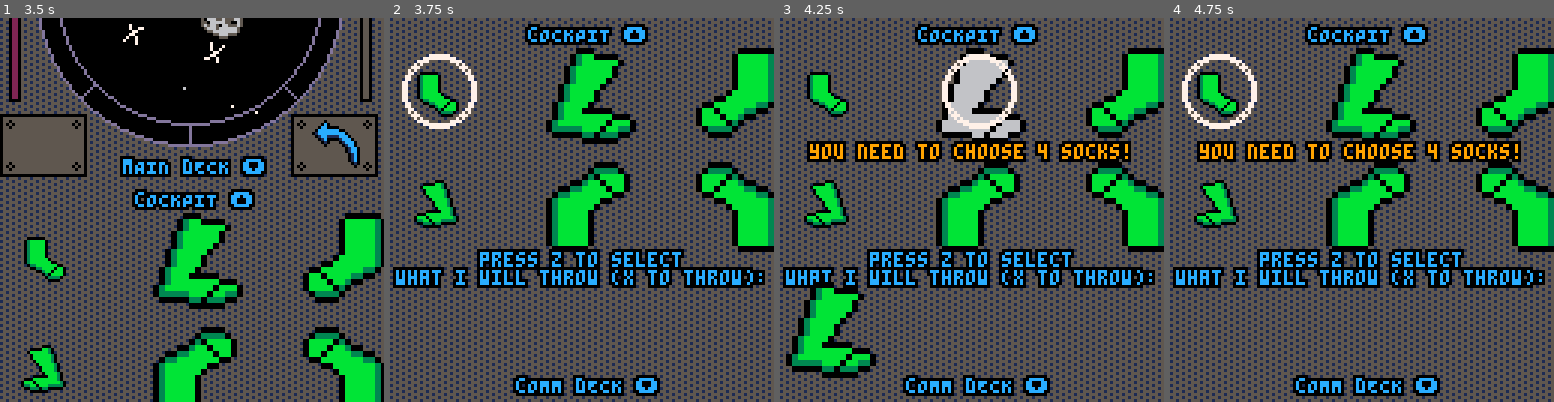
Above: before the commit, frames 1-4 (left to right).
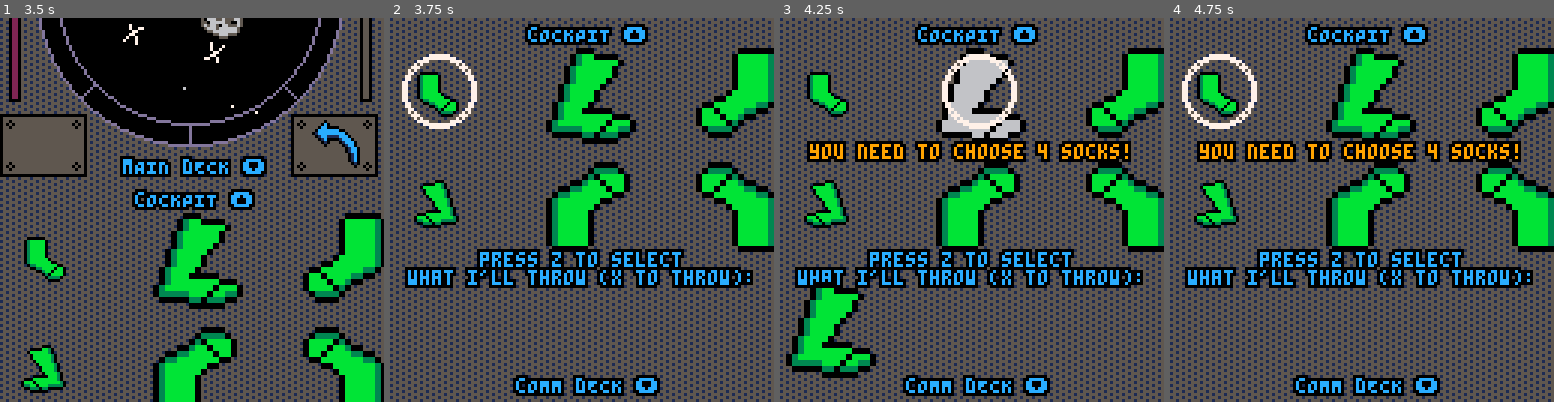
Above: after the commit, the same moments.

Repository: cpiod/that-day-my-dog-flew-a-spaceship
Game: PICO-8 cartridge gmtk.p8
Same seed, same stepped clock (60 frames per second), same inputs: the game is played once before the commit and once after it.
Inputs:
- Up to frame 1 (3.5 s): tap X (X key) at 0.33, 1.07, 1.85, 2.97 s; tap O (Z key) at 0.7, 1.7, 2.1, 2.5, 2.9, 3.3 s; hold Right 1.6-2.1 s; hold Up 2.15-2.42 s; hold Right 2.47-3.03 s; hold Left from 3.08 s (still down)
- Up to frame 2 (3.75 s): release Left at 3.58 s; hold Down from 3.63 s (still down); tap O (Z key) at 3.7 s
- Up to frame 3 (4.25 s): release Down at 3.97 s; hold Right from 4.02 s (still down); tap X (X key) at 4.08 s; tap O (Z key) at 4.1 s
- Up to frame 4 (4.75 s): tap O (Z key) at 4.5 s; release Right at 4.68 s; hold Up from 4.73 s (still down)

Frame 1 is identical in both runs. In frame 2, 2.6% of the frame differs, in the area x 0-98%, y 64-71%; in frame 3, 2.6%; in frame 4, 2.6%.

Commit message:
Disable tutorial

Diff:
--- a/gmtk.p8
+++ b/gmtk.p8
@@ -9,7 +9,15 @@
 t={1,1,2,2}
 card={2,3}
 flist={{1,0,0,0},{1,0,0,0},{1,1,0,0},{1,1,0,0},{1,1,0,1},{1,1,0,1},{1,1,1,1}}
---flist={{1,1,0,1},{1,1,1,1},{1,1,0,0},{1,1,0,1},{1,1,0,1},{1,1,1,1}}
+tuto=true
+--flist={{1,1,0,1},{1,1,0,1},{1,1,0,1},{1,1,0,1}}
+
+function disable_tuto()
+ tuto=false
+ cinem=0
+end
+menuitem(1,"disable tutorial",disable_tuto)
+
 
 function new_level()
 	lvl+=1
@@ -91,7 +99,10 @@
   -- animation title screen
   update_mstars()
   update_expl()
-  if(time()-t1>2) screen=10 cinem=1
+  if time()-t1>2 then
+   screen=10
+   if(tuto) cinem=1
+  end
  end
 
 	if screen>=10 and screen<=12 and cinem!=0 and cinem!=4 then
@@ -233,20 +244,22 @@
      new_level()
      screen=12
      y_camera=128
-     if f[3] and not pirate_seen then
-      pirate_seen=true
-      cinem=30
-      screen=10
-     end
-     if f[4] and not radio_seen then
-      radio_seen=true
-      cinem=20
-      screen=10
-     end
-     if f[2] and not fire_seen then
-      fire_seen=true
-      cinem=40
-      screen=10
+     if tuto then
+	     if f[3] and not pirate_seen then
+	      pirate_seen=true
+	      cinem=30
+	      screen=10
+	     end
+	     if f[4] and not radio_seen then
+	      radio_seen=true
+	      cinem=20
+	      screen=10
+	     end
+	     if f[2] and not fire_seen then
+	      fire_seen=true
+	      cinem=40
+	      screen=10
+	     end
      end
     end
    end
@@ -308,7 +321,7 @@
 
 all_ex={nil,nil,{},{}}
 nb={nil,nil,1,1}
-max_nb=3
+max_nb=2
 
 function get_equation(m,e)
  local s=""
@@ -319,10 +332,6 @@
   elseif m[i]>1 then
    if(s!="") s=s.."+"
    s=s..m[i].."*"..e[i]
-  elseif m[i]==-1 then
-   s=s.."-"..e[i]
-  elseif m[i]<-1 then
-   s=s..m[i].."*"..e[i]
   end
  end
  return s
@@ -357,9 +366,6 @@
  ex[nb[i]]={e1,e2,e3,e4,c}
  nb[i]+=1
  if(nb[i]>max_nb) nb[i]=1
--- for i=1,5 do
---  printh(ex[1][i])
--- end
  local m={}
  local ld=1000
 
@@ -376,10 +382,11 @@
 
  -- a
  for i=1,4 do
-  local d=0 -- no malus
+  local d=0
   for k in all(ex) do
    d+=abs(k[5]-k[i])
   end
+
   if d<ld then
    ld=d
    m={0,0,0,0}
@@ -391,10 +398,11 @@
  if index==4 then
 	 -- 2*a
 	 for i=1,4 do
-	  local d=3 -- slight malus
+	  local d=0
 	  for k in all(ex) do
 	   d+=abs(k[5]-2*k[i])
 	  end
+
 	  if d<ld then
 	   ld=d
 	   m={0,0,0,0}
@@ -405,11 +413,12 @@
 	 -- a+b
 	 couple={{1,1,0,0},{0,1,1,0},{0,0,1,1},{1,0,1,0},{0,1,0,1},{1,0,0,1}}
 	 for l in all(couple) do
-	  a,b,c,d=unpack(l)
-	  local d=5 -- malus
+	  a1,a2,a3,a4=unpack(l)
+	  local d=0
 	  for k in all(ex) do
-	   d+=abs(k[5]-a*k[1]-b*k[2]-c*k[3]-d*k[4])
+	   d+=abs(k[5]-a1*k[1]-a2*k[2]-a3*k[3]-a4*k[4])
 	  end
+
 	  if d<ld then
 	   ld=d
 	   m=l
@@ -682,7 +691,7 @@
    palt(14,false)
 
    local x=190-30*(time()-t3)
-   local y=110-10*(time()-t3)
+   local y=110-10*(time()-t3)+10*sin(time()/5)
    nspr=132+4*flr(5*time()%2)
    spr(nspr,x+10,y+20,4,4)
    spr(68,x,y,4,4)
@@ -697,7 +706,7 @@
 
    local x=190-30*(time()-t3)
    local y=110-10*(time()-t3)+10*sin(time()/5)
-   spr(4,x,y,2,2)
+   spr(6,x,y,2,2)
    prt("i'M IN",x-15,y-13,13,1)
    prt("SPAAAACE!",x-20,y-6,13,1)
   end
@@ -798,7 +807,7 @@
   prt("mAIN dECK ⬆️",nil,259,12,0)
   if cinem==0 or cinem==4 then
    prt("press z to select",nil,206,12,0)
-   prt("what i will throw (x to throw):",nil,212,12,0)
+   prt("what i'll throw (x to throw):",nil,212,12,0)
   end
 
 	 -- set
@@ -915,7 +924,7 @@
    prt("at the right energy level!",nil,96,9,0)
   elseif cinem==40 then
    prt("oh no, fire in "..msgo[2][o[2]].."! my dog",nil,80,9,0)
-   prt("needs to handle it. i will use",nil,88,9,0)
+   prt("needs to handle it. i'll use",nil,88,9,0)
    prt("the socks' colour to tell him.",nil,96,9,0)
    prt("hull bar on the left",nil,104,7,0)
   end
@@ -956,7 +965,7 @@
 	 palt(0,false)
 	 if screen!=25 then
 	  -- dog
-	  sspr(32,32,32,32,126-(max(0,min(.67,time()-t2-1)))*135,5,64,64)
+	  sspr(32,32,32,32,126-(max(0,min(.67,time()-t2-1.5)))*135,5,64,64)
 	 end
 
 	 if screen==21 or screen==22 then
@@ -1037,8 +1046,8 @@
 	  if f[2] then
 	   if inter[2][2][5]!=o[2] then
 	    prt("the fire spreads!",nil,y,8,0)
-	    prt("hull damage: 4",nil,y+8,8,0)
-	    damage+=4
+	    prt("hull damage: 5",nil,y+8,8,0)
+	    damage+=5
 	   else
 	    prt("the fire is out",nil,y,6,0)
     end
@@ -1052,7 +1061,7 @@
 	    prt("hull damage: 1",nil,y+8,9,0)
 	    damage+=1
 	   else
-	    local d=flr(abs(inter[3][2][2]-o[3])/3)+2
+	    local d=flr(abs(inter[3][2][2]-o[3])/2)+2
 	    prt("the bomb exploded near us!",nil,y,8,0)
 	    prt("hull damage: "..d,nil,y+8,8,0)
 	    damage+=d
